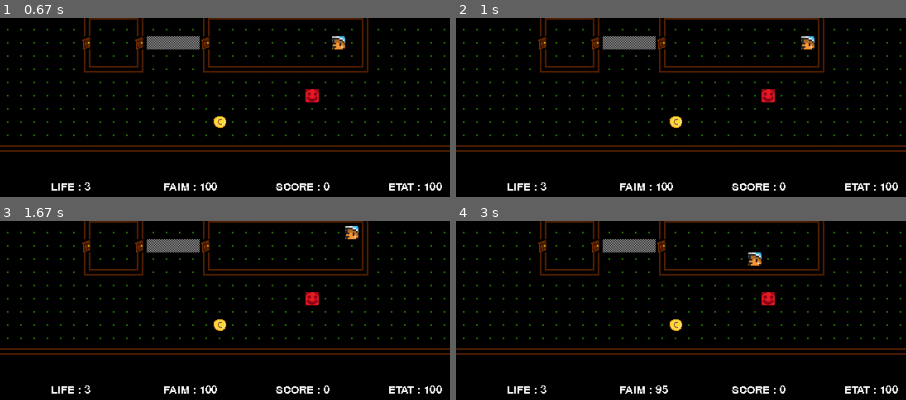
Above: before the commit, frames 1-4 (two rows, left to right).
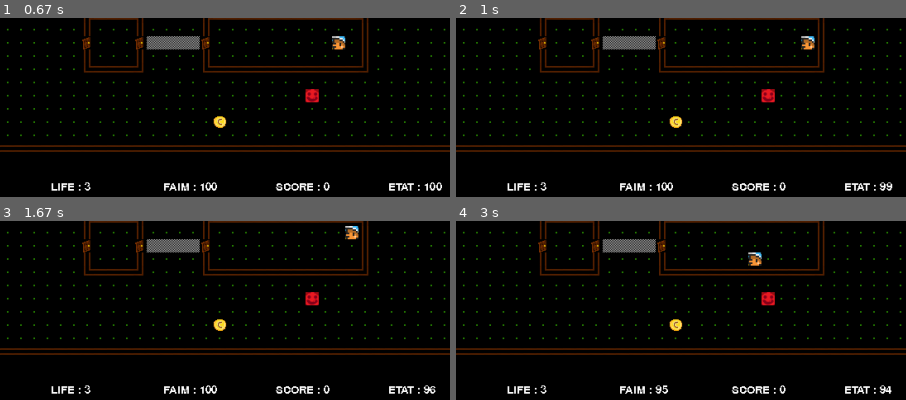
Above: after the commit, the same moments.

Repository: LouisJustinTALLOT/Hackathon-Bellon-Gstalter-Tallot
Game: pygame game, started from main.py
Two runs of this game, one before a commit and one after it. Both use one fixed random seed, a clock stepped at 60 frames per second and the inputs below.
Inputs:
- Up to frame 1 (0.67 s): hold Right from 0.33 s (still down)
- Up to frame 2 (1 s): release Right at 0.8 s; hold Up from 0.83 s (still down)
- Up to frame 3 (1.67 s): release Up at 1.22 s; hold Right from 1.25 s (still down)
- Up to frame 4 (3 s): release Right at 1.72 s; hold Left 1.75-2.28 s; hold Down 2.32-2.73 s; hold Left from 2.77 s (still down)
The pictures show only the part of the screen within x 13-63%, y 50-100%; the shares and areas given below are measured in that part.

Frame 1 is identical in both runs. In frame 2, 0.1% of the frame differs, in the area x 94-99%, y 91-97%; in frame 3, 0.1%; in frame 4, 0.2%.

Commit message:
un couloir et des portes qui marchent :)

Diff:
--- a/src/heros.py
+++ b/src/heros.py
@@ -14,6 +14,7 @@
         self.epee = False
         self.score = 0
         self.argent = 0
+        self.precedent = 0
 
 
     # def affiche_heros(self, screen):
@@ -26,18 +27,23 @@
         y = self.y
         x += direction[0]
         y += direction[1]
-        if matrice[y][x] in [2, 10, 11, 12, 13, 14, 15, 16, 17]:     # mur
+
+        if matrice[y][x] in [2, 10, 11, 12, 13, 14, 15, 16, 17, 18, 19]:     # mur
             self.etat -= 1
 
         elif matrice[y][x] == 0:   # sol
-            matrice[self.y][self.x] = 0
-            matrice[y][x] = 1
-            self.x, self.y = x, y
+            if self.precedent != 20:
+                matrice[self.y][self.x] = self.precedent
+                matrice[y][x] = 1
+                self.x, self.y = x, y
+                self.precedent = 0
 
         elif matrice[y][x] == 6:   # porte
-            matrice[self.y][self.x] = 0
-            self.x, self.y = x + direction[0], y + direction[1]
+            matrice[self.y][self.x] = self.precedent
+            # self.x, self.y = x + direction[0], y + direction[1]
+            self.x, self.y = x, y
             matrice[self.y][self.x] = 1
+            self.precedent = 6
 
         elif matrice[y][x] == 3:   # escalier
             self.escalier = True
@@ -63,6 +69,7 @@
             self.x, self.y = x, y
             self.etat += 10
             self.score += 5
+            self.precedent = 0
 
         elif matrice[y][x] == 8:   # épée
             matrice[self.y][self.x] = 0
@@ -70,6 +77,7 @@
             self.x, self.y = x, y
             self.epee = True
             self.score += 10
+            self.precedent = 0
 
         elif matrice[y][x] == 9:   # or
             matrice[self.y][self.x] = 0
@@ -78,3 +86,9 @@
             self.score += 20
             self.argent += rd.randint(1,20)
             self.precedent = 0
+
+        elif matrice[y][x] == 20: #couloir
+            matrice[y][x] = 1
+            matrice[self.y][self.x] = self.precedent
+            self.x, self.y = x, y
+            self.precedent = 20
